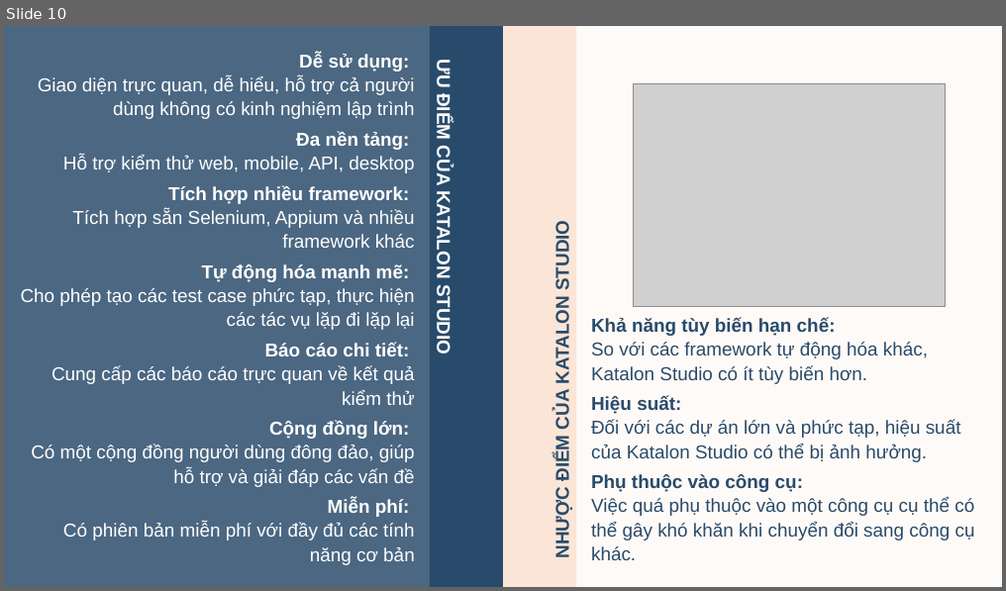
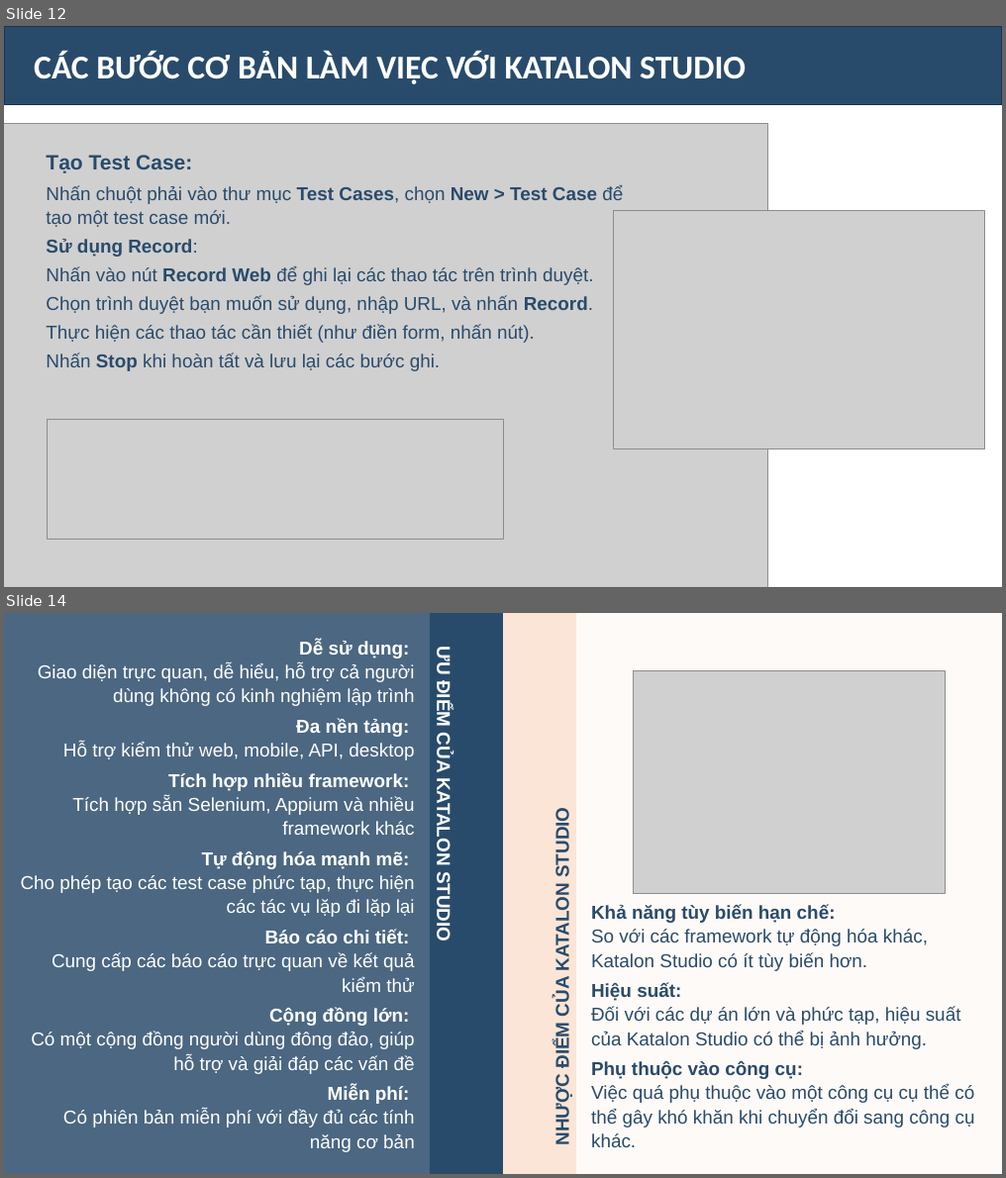
Before and after one commit to Oanh1503-git/DoAnKiemThu, a slide deck: THTH_slide.pptx. Shown one above the other, each under a label of ours: slide 10 before the commit, slides 12 and 14 after it; the slides between them are not shown. The pictures are 1006x591 and 1006x1178 pixels, drawn with LibreOffice and Linux fonts; fonts in the diff are those of the drawing; grey boxes stand for pictures. Boxes give left, top, right and bottom in pixels: in the first picture for what was removed or moved away, otherwise in the second. Text is boxed around its words. In the diff, an @@ line names an element or a change of style, - is before the commit and + after.

```diff
--- a/THTH_slide.pptx
+++ b/THTH_slide.pptx
@@ slide 12 added at <box>4,26,1002,587</box>, background #FFFFFF @@
@@ rectangle added at <box>4,26,1002,104</box>, fill #00294F at 84% opacity, outline #1E3256 1 pt, 32 pt, text #FFFFFF, bold @@
+CÁC BƯỚC CƠ BẢN LÀM VIỆC VỚI KATALON STUDIO
@@ picture added at <box>4,123,767,587</box> @@
@@ text added at <box>46,155,623,372</box>, 18 pt, text #294B6B @@
+Tạo Test Case:
+Nhấn chuột phải vào thư mục Test Cases, chọn New > Test Case để tạo một test case mới.
+Sử dụng Record:
+Nhấn vào nút Record Web để ghi lại các thao tác trên trình duyệt.
+Chọn trình duyệt bạn muốn sử dụng, nhập URL, và nhấn Record.
+Thực hiện các thao tác cần thiết (như điền form, nhấn nút).
+Nhấn Stop khi hoàn tất và lưu lại các bước ghi.
@@ picture added at <box>614,211,985,450</box> @@
@@ picture added at <box>47,419,503,540</box> @@
@@ what was slide 10 is now slide 14 @@
```
Also in this commit, not shown: 5 slides changed, 4 other slides added, 1 slide removed.
